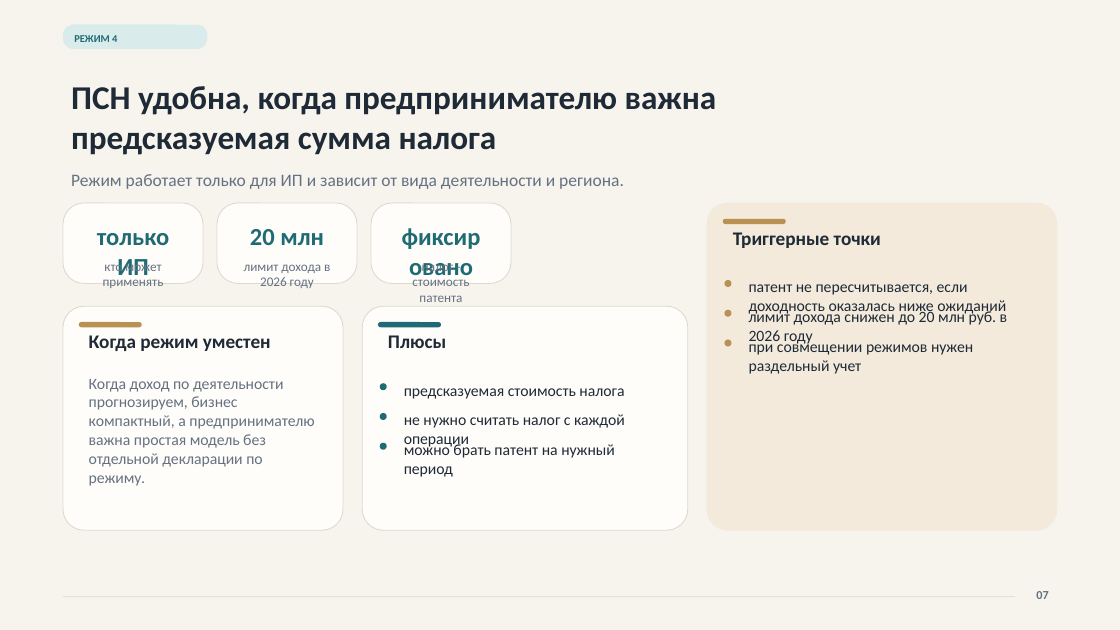
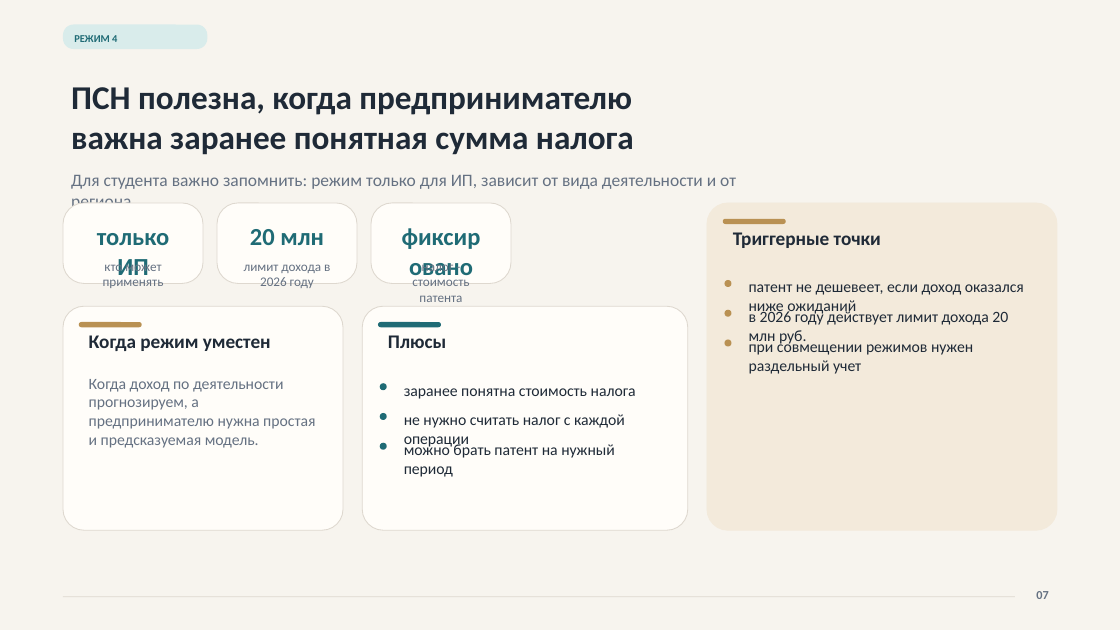
Before and after one commit to NeVika2026/nevikahub, a slide deck: slide 7 of ekaterina-tax-students/assets/tax-systems-ekaterina.pptx. Drawn at 1120x630 pixels with LibreOffice and Linux fonts; fonts in the diff are those of the drawing. Boxes give left, top, right and bottom in pixels: in the first picture for what was removed or moved away, otherwise in the second. Text is boxed around its words. In the diff, an @@ line names an element or a change of style, - is before the commit and + after.

```diff
--- a/ekaterina-tax-students/assets/tax-systems-ekaterina.pptx
+++ b/ekaterina-tax-students/assets/tax-systems-ekaterina.pptx
@@ text at <box>71,87,634,155</box>: text changed @@
-ПСН удобна, когда предпринимателю важна предсказуемая сумма налога
+ПСН полезна, когда предпринимателю важна заранее понятная сумма налога
@@ text at <box>71,175,736,206</box>: text changed @@
-Режим работает только для ИП и зависит от вида деятельности и региона.
+Для студента важно запомнить: режим только для ИП, зависит от вида деятельности и от региона.
@@ text at <box>749,284,1024,316</box>: text changed @@
-патент не пересчитывается, если доходность оказалась ниже ожиданий
+патент не дешевеет, если доход оказался ниже ожиданий
@@ text at <box>749,309,1008,346</box>: text changed @@
-лимит дохода снижен до 20 млн руб. в 2026 году
+в 2026 году действует лимит дохода 20 млн руб.
@@ text at <box>89,379,315,448</box>: text changed @@
-Когда доход по деятельности прогнозируем, бизнес компактный, а предпринимателю важна простая модель без отдельной декларации по режиму.
+Когда доход по деятельности прогнозируем, а предпринимателю нужна простая и предсказуемая модель.
@@ text at <box>404,388,636,399</box>: text changed @@
-предсказуемая стоимость налога
+заранее понятна стоимость налога
```
Also in this commit, not shown: 14 other slides changed, 3 other files.
